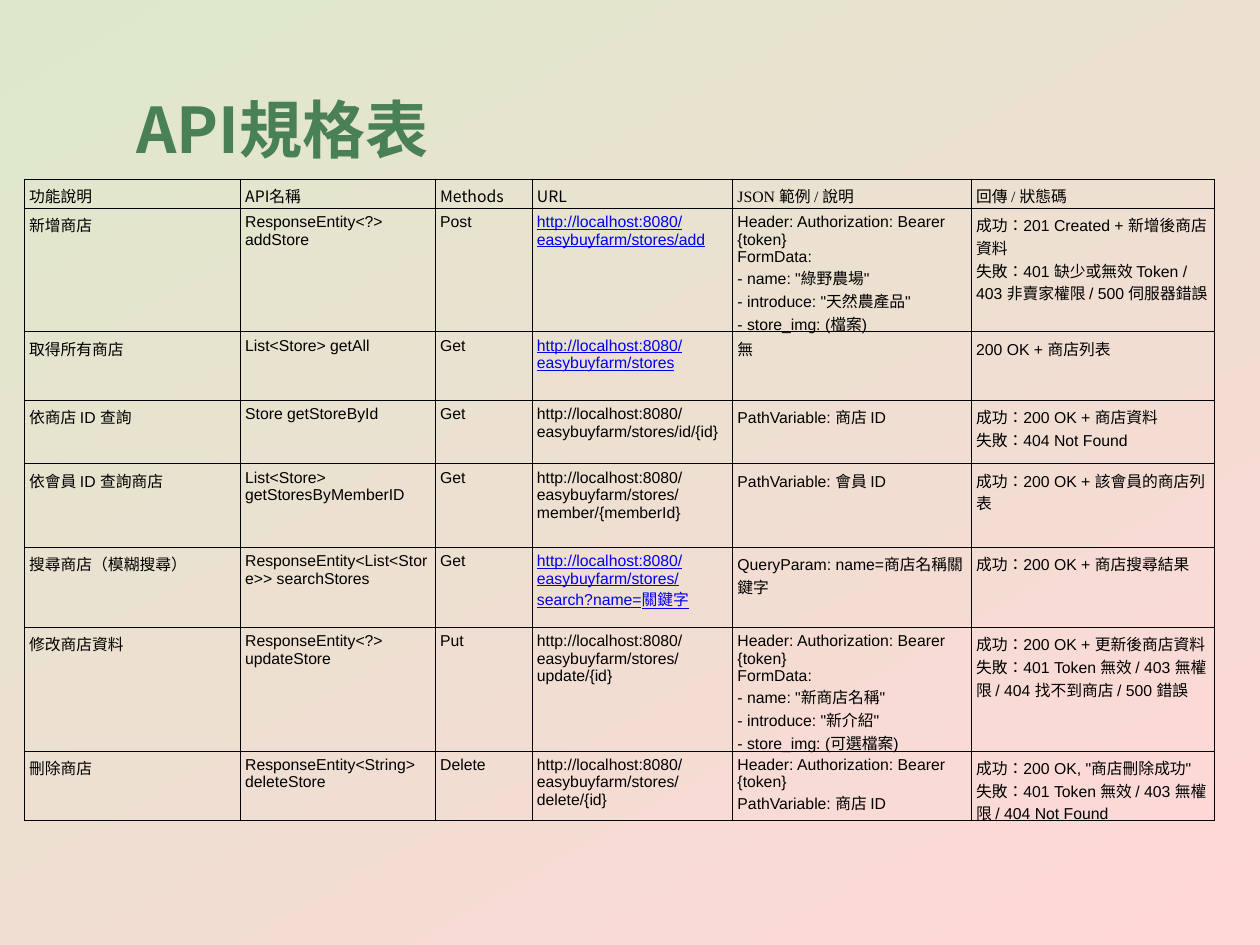
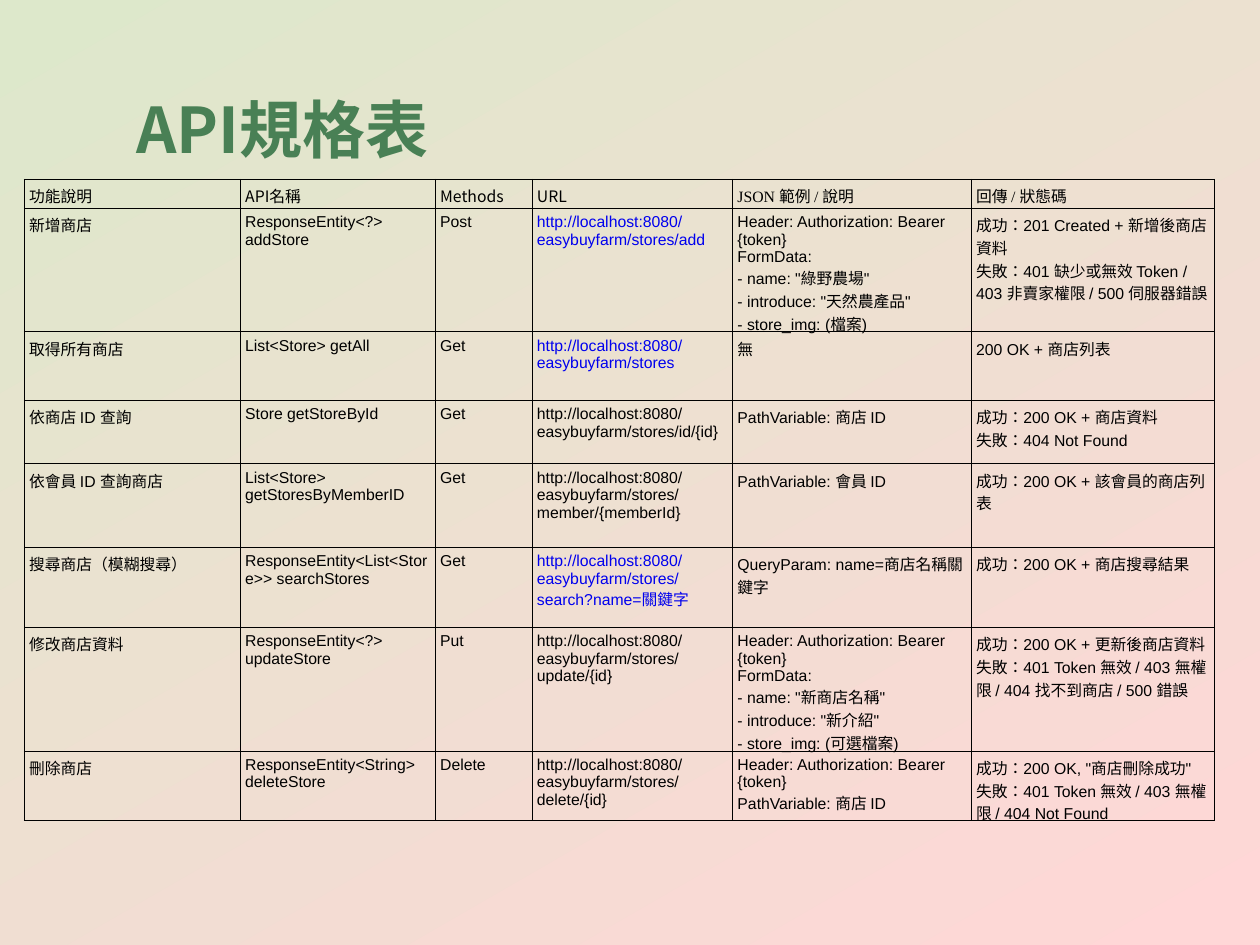
Before and after one commit to CYX1025/EasyBuyFarm, a slide deck: slide 22 of EasyBuyFarm_專案簡報.pptx (slide 15 before the commit). Drawn at 1260x945 pixels with LibreOffice and Linux fonts; fonts in the diff are those of the drawing. Boxes give left, top, right and bottom in pixels: in the first picture for what was removed or moved away, otherwise in the second. Text is boxed around its words. In the diff, an @@ line names an element or a change of style, - is before the commit and + after.

```diff
--- a/EasyBuyFarm_專案簡報.pptx
+++ b/EasyBuyFarm_專案簡報.pptx
@@ table at [24,179,1213,825] @@
@@ underline off in "http://localhost:8080/easybuyfarm/stores/add", "http://localhost:8080/easybuyfarm/stores", "http://localhost:8080/easybuyfarm/stores/search?name=關鍵字" @@
```
Also in this commit, not shown: 17 other slides changed, 6 slides added.
